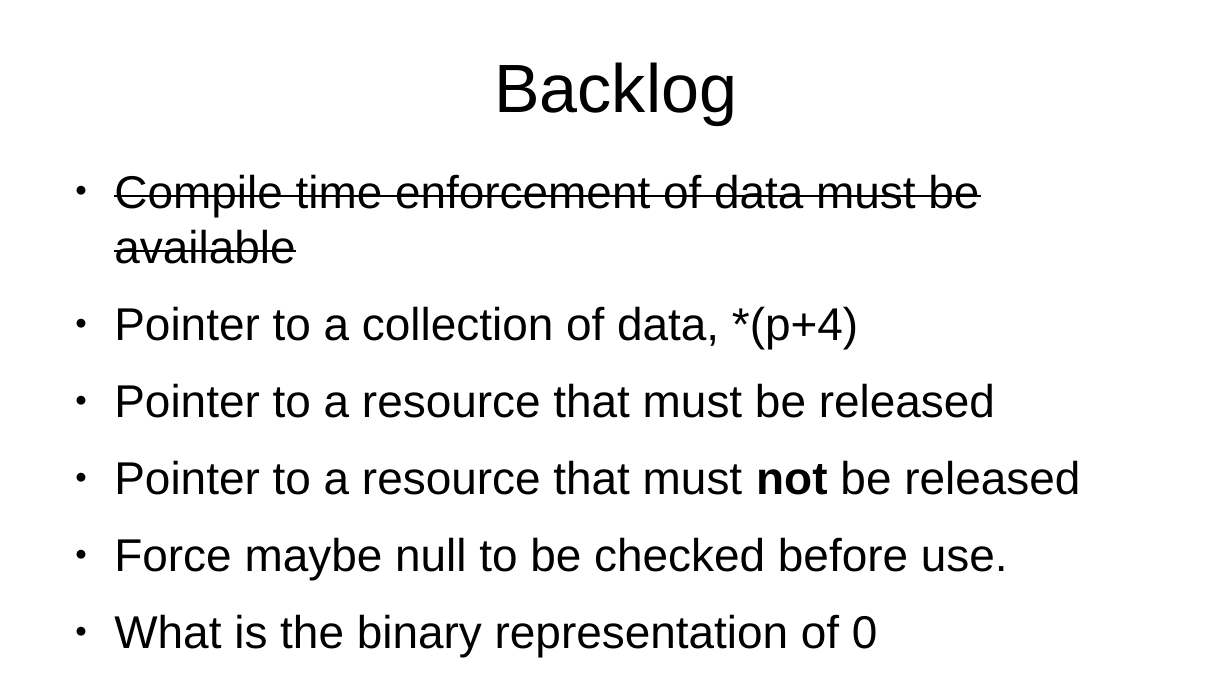
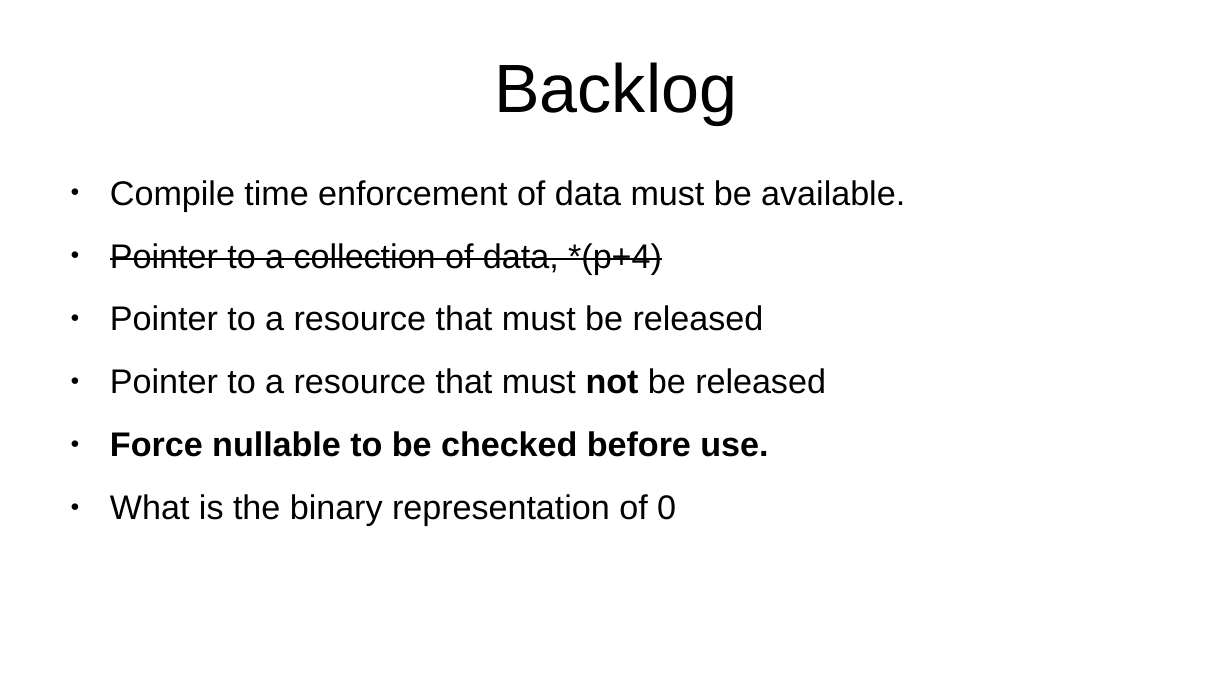
Before and after one commit to marcpawl/nullptr, a slide deck: slide 32 of slideshow.odp (slide 23 before the commit). Drawn at 1232x693 pixels with LibreOffice and Linux fonts; fonts in the diff are those of the drawing. Boxes give left, top, right and bottom in pixels: in the first picture for what was removed or moved away, otherwise in the second. Text is boxed around its words. In the diff, an @@ line names an element or a change of style, - is before the commit and + after.

```diff
--- a/slideshow.odp
+++ b/slideshow.odp
@@ text at <box>110,180,905,211</box>: text changed; size 29.6 to 22 pt @@
-● Compile time enforcement of data must be available
+● Compile time enforcement of data must be available.
@@ text at <box>110,243,826,526</box>: size 29.6 to 22 pt in "Pointer to a collection of data, *(p+4)", "Pointer to a resource that must be ...", "Pointer to a resource that must not ...", "What is the binary representation of 0"; strikethrough on in "Pointer to a collection of data, *(p+4)" @@
@@ text at <box>110,431,768,457</box>: text changed; size 29.6 to 22 pt; bold on @@
-● Force maybe null to be checked before use.
+● Force nullable to be checked before use.
```
Also in this commit, not shown: 19 other slides changed, 7 slides added, 1 other file.
